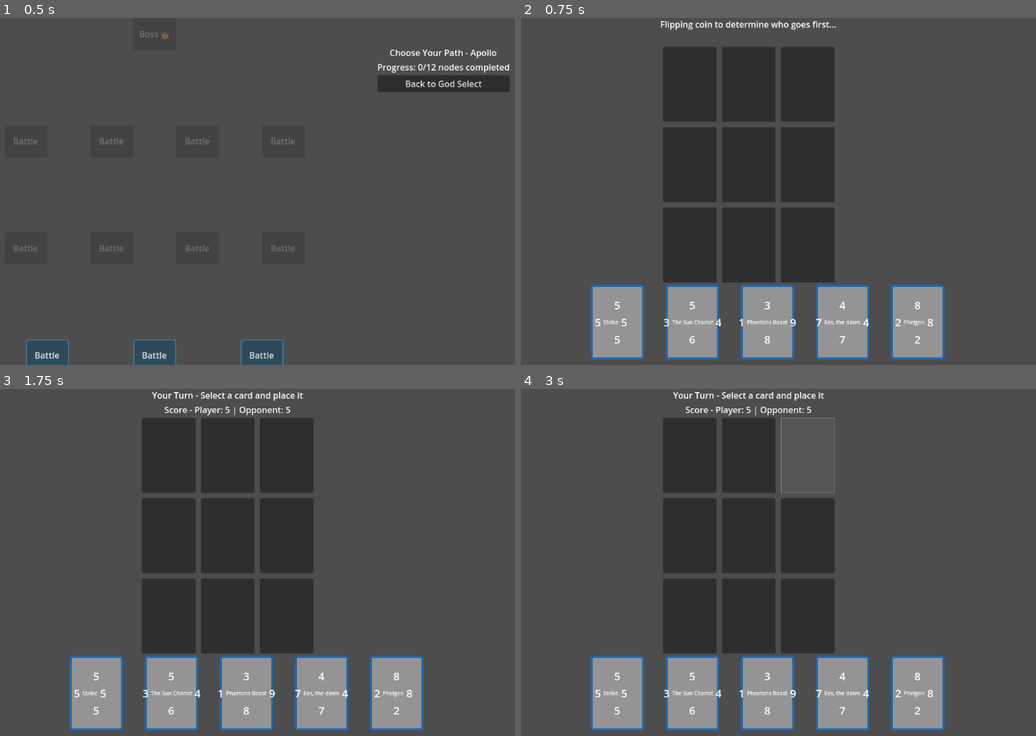
Above: before the commit, frames 1-4 (two rows, left to right).
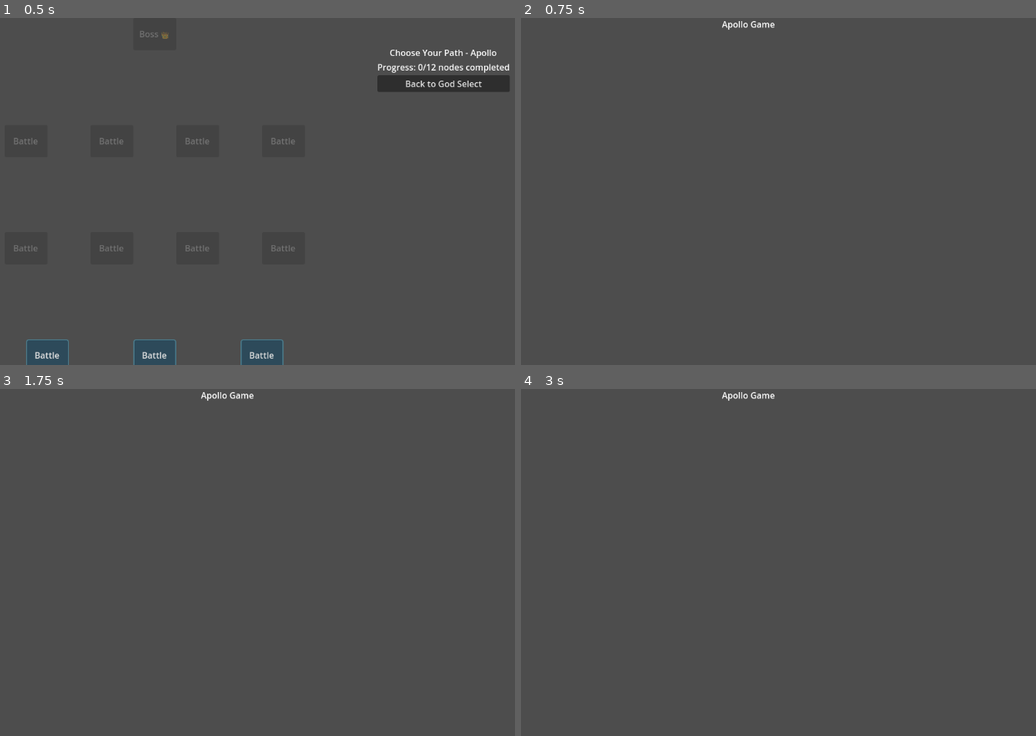
Above: after the commit, the same moments.

Repository: leslieharding/Mnemosyne
Game: Godot game, scene res://Scenes/RunMap.tscn
Two runs of this game, one before a commit and one after it. Both use one fixed random seed, a clock stepped at 60 frames per second and the inputs below. This scene is started directly instead of the project's main scene.
Inputs (mouse positions are in pixels of both pictures, inside the frame that each line leads up to):
- Up to frame 1 (0.5 s): no input
- Up to frame 2 (0.75 s): click "Battle" at 0.5 s
- Up to frame 3 (1.75 s): tap Enter (ui_accept) at 1.25 s; move the mouse to (365, 545) at 1.27 s; hold Right (ui_right) from 1.28 s (still down); hold Enter (ui_accept) from 1.28 s (still down); click (365, 545) at 1.42 s
- Up to frame 4 (3 s): move the mouse to (624, 579) at 2.02 s; release Right (ui_right) at 2.03 s; release Enter (ui_accept) at 2.03 s; hold Down (ui_down) 2.03-2.78 s; tap Enter (ui_accept) at 2.1, 2.27, 2.57, 2.75 s; click (624, 579) at 2.17 s; move the mouse to (809, 486) at 2.77 s; hold Right (ui_right) from 2.78 s (still down); hold Enter (ui_accept) from 2.78 s (still down); click (809, 486) at 2.92 s

Frame 1 is identical in both runs. In frame 2, 32% of the frame differs, in the area x 13-83%, y 0-99%; in frame 3, 32%; in frame 4, 30%.
Error after the commit: Parse Error: Cannot find member "experience_updated" in base "RunExperienceTracker". (res://Scripts/exp_panel.gd:15)

Commit message:
cxcx
xcxcx

Diff:
--- /dev/null
+++ b/Scenes/ExpPanel.tscn
@@ -0,0 +1,40 @@
+[gd_scene load_steps=2 format=3 uid="uid://qiagx5xp1qww"]
+
+[ext_resource type="Script" uid="uid://cqqtnnh88p35u" path="res://Scripts/exp_panel.gd" id="1_7f63p"]
+
+[node name="ExpPanel" type="Control"]
+layout_mode = 3
+anchors_preset = 15
+anchor_right = 1.0
+anchor_bottom = 1.0
+grow_horizontal = 2
+grow_vertical = 2
+script = ExtResource("1_7f63p")
+
+[node name="PanelContainer" type="PanelContainer" parent="."]
+layout_mode = 0
+offset_right = 40.0
+offset_bottom = 40.0
+
+[node name="MarginContainer" type="MarginContainer" parent="PanelContainer"]
+layout_mode = 2
+
+[node name="VBoxContainer" type="VBoxContainer" parent="PanelContainer/MarginContainer"]
+layout_mode = 2
+
+[node name="HBoxContainer" type="HBoxContainer" parent="PanelContainer/MarginContainer/VBoxContainer"]
+layout_mode = 2
+
+[node name="TitleLabel" type="Label" parent="PanelContainer/MarginContainer/VBoxContainer/HBoxContainer"]
+layout_mode = 2
+text = "Experience"
+
+[node name="HSeparator" type="HSeparator" parent="PanelContainer/MarginContainer/VBoxContainer/HBoxContainer"]
+layout_mode = 2
+
+[node name="CollapseButton" type="Button" parent="PanelContainer/MarginContainer/VBoxContainer/HBoxContainer"]
+layout_mode = 2
+text = "▼"
+
+[node name="CardContainer" type="HBoxContainer" parent="PanelContainer/MarginContainer/VBoxContainer"]
+layout_mode = 2
--- a/Scripts/apollo_game.gd
+++ b/Scripts/apollo_game.gd
@@ -13,6 +13,11 @@
 var grid_occupied: Array = []  # Track which slots have cards
 var grid_ownership: Array = []  # Track who owns each card (can change via combat)
 var grid_card_data: Array = []  # Track the actual card data for each slot
+
+# Experience tracking
+var deck_card_indices: Array[int] = []  # Original indices in Apollo's collection
+var exp_panel: ExpPanel  # Reference to experience panel
+var grid_to_collection_index: Dictionary = {}  # grid_index -> collection_index
 
 # Player types for ownership tracking
 enum Owner {
@@ -242,6 +247,18 @@
 						print("Captured card at slot ", adj_index, "!")
 						captures.append(adj_index)
 
+						# Award capture experience if it's a player card
+						if attacking_owner == Owner.PLAYER:
+							var card_collection_index = get_card_collection_index(grid_index)
+							if card_collection_index != -1:
+								RunExperienceTracker.add_capture_exp(card_collection_index, 10)
+					else:
+						# Defense successful - award defense exp if defending card is player's
+						if attacking_owner == Owner.OPPONENT and grid_ownership[adj_index] == Owner.PLAYER:
+							var defending_card_index = get_card_collection_index(adj_index)
+							if defending_card_index != -1:
+								RunExperienceTracker.add_defense_exp(defending_card_index, 5)
+
 	# Apply all captures
 	for captured_index in captures:
 		grid_ownership[captured_index] = attacking_owner
@@ -251,6 +268,12 @@
 	update_board_visuals()
 
 	return captures.size()  # Return number of captures for potential future use
+
+# Add helper function to get collection index from grid position
+func get_card_collection_index(grid_index: int) -> int:
+	if grid_index in grid_to_collection_index:
+		return grid_to_collection_index[grid_index]
+	return -1
 
 # Update all card visuals based on current ownership
 func update_board_visuals():
@@ -656,14 +679,41 @@
 	# Load Apollo collection
 	var apollo_collection: GodCardCollection = load("res://Resources/Collections/Apollo.tres")
 	if apollo_collection:
+		# Get the deck definition
+		var deck_def = apollo_collection.decks[deck_index]
+
+		# Store the original indices
+		deck_card_indices = deck_def.card_indices.duplicate()
+
 		# Get the deck based on index
 		player_deck = apollo_collection.get_deck(deck_index)
+
+		# Initialize the experience tracker for this run
+		RunExperienceTracker.start_new_run(deck_card_indices)
+
+		# Set up experience panel
+		setup_experience_panel()
 
 		# Display cards in hand
 		display_player_hand()
 	else:
 		push_error("Failed to load Apollo collection!")
 
+# Add new function to set up experience panel
+func setup_experience_panel():
+	# Create and add the experience panel
+	exp_panel = preload("res://Scenes/ExpPanel.tscn").instantiate()
+
+	# Position it in the top-right corner
+	exp_panel.position = Vector2(900, 10)
+
+	# Add to the scene
+	add_child(exp_panel)
+
+	# Set up with current deck
+	exp_panel.setup_deck(player_deck, deck_card_indices)
+
+# Display player's hand of cards using manual positioning
 # Display player's hand of cards using manual positioning
 func display_player_hand():
 	# First, clear existing cards
@@ -801,6 +851,9 @@
 	grid_ownership[current_grid_index] = Owner.PLAYER
 	grid_card_data[current_grid_index] = card_data
 
+	# Track which collection index this card is from
+	grid_to_collection_index[current_grid_index] = deck_card_indices[selected_card_index]
+
 	# Get the current slot
 	var slot = grid_slots[current_grid_index]
 
@@ -866,12 +919,14 @@
 	# Remove the card from the deck array
 	player_deck.remove_at(card_index)
 
+	# Also remove from the deck indices tracking
+	deck_card_indices.remove_at(card_index)
+
 	# Reset the selected card index
 	selected_card_index = -1
 
 	# Redisplay the hand to update visuals
 	display_player_hand()
-
 
 func show_reward_screen():
 	var params = get_scene_params()
--- /dev/null
+++ b/Scripts/exp_panel.gd
@@ -0,0 +1,114 @@
+# res://Scripts/exp_panel.gd
+extends Control
+class_name ExpPanel
+
+@onready var card_container = $PanelContainer/MarginContainer/VBoxContainer/CardContainer
+@onready var collapse_button = $PanelContainer/MarginContainer/VBoxContainer/HBoxContainer/CollapseButton
+@onready var title_label = $PanelContainer/MarginContainer/VBoxContainer/HBoxContainer/TitleLabel
+
+var is_collapsed: bool = false
+var card_displays: Dictionary = {}  # card_index -> mini card display
+
+func _ready():
+	# Connect to the experience tracker
+	if RunExperienceTracker:
+		RunExperienceTracker.experience_updated.connect(_on_experience_updated)
+
+	# Connect collapse button
+	collapse_button.pressed.connect(_on_collapse_toggled)
+
+	# Initialize display
+	refresh_display()
+
+# Set up the panel with the current deck
+func setup_deck(deck: Array[CardResource], deck_indices: Array[int]):
+	# Clear existing displays
+	for child in card_container.get_children():
+		child.queue_free()
+	card_displays.clear()
+
+	# Create mini card display for each card
+	for i in range(deck.size()):
+		var card = deck[i]
+		var card_index = deck_indices[i]
+
+		var mini_display = create_mini_card_display(card, card_index)
+		card_container.add_child(mini_display)
+		card_displays[card_index] = mini_display
+
+# Create a mini card display
+func create_mini_card_display(card: CardResource, card_index: int) -> Control:
+	var container = VBoxContainer.new()
+	container.custom_minimum_size = Vector2(80, 60)
+
+	# Card name (abbreviated)
+	var name_label = Label.new()
+	name_label.text = card.card_name.substr(0, 8) + "..." if card.card_name.length() > 8 else card.card_name
+	name_label.add_theme_font_size_override("font_size", 10)
+	container.add_child(name_label)
+
+	# Experience displays
+	var exp_container = VBoxContainer.new()
+
+	# Capture exp
+	var capture_label = Label.new()
+	capture_label.text = "⚔️ +0"
+	capture_label.add_theme_color_override("font_color", Color("#FFD700"))  # Gold
+	capture_label.add_theme_font_size_override("font_size", 12)
+	capture_label.name = "CaptureExp"
+	exp_container.add_child(capture_label)
+
+	# Defense exp
+	var defense_label = Label.new()
+	defense_label.text = "🛡️ +0"
+	defense_label.add_theme_color_override("font_color", Color("#87CEEB"))  # Sky blue
+	defense_label.add_theme_font_size_override("font_size", 12)
+	defense_label.name = "DefenseExp"
+	exp_container.add_child(defense_label)
+
+	container.add_child(exp_container)
+
+	return container
+
+# Update experience display
+func _on_experience_updated(card_index: int, exp_type: String, amount: int):
+	if not card_index in card_displays:
+		return
+
+	var display = card_displays[card_index]
+	var exp_data = RunExperienceTracker.get_card_experience(card_index)
+
+	# Update the appropriate label
+	var capture_label = display.get_node("VBoxContainer/CaptureExp")
+	var defense_label = display.get_node("VBoxContainer/DefenseExp")
+
+	if capture_label:
+		capture_label.text = "⚔️ +" + str(exp_data["capture_exp"])
+	if defense_label:
+		defense_label.text = "🛡️ +" + str(exp_data["defense_exp"])
+
+	# Add a pulse animation to the updated stat
+	var label_to_pulse = capture_label if exp_type == "capture" else defense_label
+	if label_to_pulse:
+		var tween = create_tween()
+		tween.tween_property(label_to_pulse, "modulate", Color(2, 2, 2), 0.2)
+		tween.tween_property(label_to_pulse, "modulate", Color.WHITE, 0.3)
+
+# Toggle collapse state
+func _on_collapse_toggled():
+	is_collapsed = !is_collapsed
+	card_container.visible = !is_collapsed
+	collapse_button.text = "▼" if !is_collapsed else "▶"
+
+	# Update title with total exp when collapsed
+	if is_collapsed:
+		var totals = RunExperienceTracker.get_total_experience()
+		title_label.text = "Experience (⚔️ " + str(totals["capture_exp"]) + " | 🛡️ " + str(totals["defense_exp"]) + ")"
+	else:
+		title_label.text = "Experience"
+
+# Refresh the entire display
+func refresh_display():
+	if RunExperienceTracker:
+		for card_index in card_displays:
+			_on_experience_updated(card_index, "", 0)
--- /dev/null
+++ b/Scripts/run_experience_tracker.gd
@@ -0,0 +1,74 @@
+# res://Scripts/run_experience_tracker.gd
+extends Node
+class_name RunExperienceTracker
+
+signal experience_updated(card_index: int, exp_type: String, amount: int)
+signal run_completed()
+
+# Track experience gained during current run
+# Structure: {card_index: {"capture_exp": 0, "defense_exp": 0}}
+var run_experience: Dictionary = {}
+
+# Track which cards are in the current deck (by their collection index)
+var current_deck_indices: Array[int] = []
+
+func _ready():
+	# Make this an autoload singleton
+	pass
+
+# Initialize for a new run with the deck's card indices
+func start_new_run(deck_indices: Array[int]):
+	run_experience.clear()
+	current_deck_indices = deck_indices
+
+	# Initialize all cards in deck with 0 exp
+	for index in deck_indices:
+		run_experience[index] = {
+			"capture_exp": 0,
+			"defense_exp": 0
+		}
+
+	print("Started new run with cards: ", deck_indices)
+
+# Add capture experience
+func add_capture_exp(card_index: int, amount: int):
+	if not card_index in run_experience:
+		print("Warning: Card index ", card_index, " not in current run!")
+		return
+
+	run_experience[card_index]["capture_exp"] += amount
+	emit_signal("experience_updated", card_index, "capture", amount)
+	print("Card ", card_index, " gained ", amount, " capture exp. Total: ", run_experience[card_index]["capture_exp"])
+
+# Add defense experience
+func add_defense_exp(card_index: int, amount: int):
+	if not card_index in run_experience:
+		print("Warning: Card index ", card_index, " not in current run!")
+		return
+
+	run_experience[card_index]["defense_exp"] += amount
+	emit_signal("experience_updated", card_index, "defense", amount)
+	print("Card ", card_index, " gained ", amount, " defense exp. Total: ", run_experience[card_index]["defense_exp"])
+
+# Get experience for a specific card
+func get_card_experience(card_index: int) -> Dictionary:
+	if card_index in run_experience:
+		return run_experience[card_index]
+	return {"capture_exp": 0, "defense_exp": 0}
+
+# Get total experience gained this run
+func get_total_experience() -> Dictionary:
+	var total = {"capture_exp": 0, "defense_exp": 0}
+	for card_data in run_experience.values():
+		total["capture_exp"] += card_data["capture_exp"]
+		total["defense_exp"] += card_data["defense_exp"]
+	return total
+
+# Get all run experience data
+func get_all_experience() -> Dictionary:
+	return run_experience
+
+# Clear run data (call when run ends or is abandoned)
+func clear_run():
+	run_experience.clear()
+	current_deck_indices.clear()
--- a/Scripts/run_map.gd
+++ b/Scripts/run_map.gd
@@ -15,12 +15,18 @@
 var selected_god: String = "Apollo"
 var selected_deck_index: int = 0
 
+# Experience panel reference
+var exp_panel: ExpPanel
+
 func _ready():
 	# Connect back button
 	back_button.pressed.connect(_on_back_button_pressed)
 
 	# Get run parameters from previous scene
 	get_run_parameters()
+
+	# Add experience panel
+	setup_experience_panel()
 
 	# Check if we're returning from a battle or starting fresh
 	var params = get_scene_params()
@@ -44,6 +50,25 @@
 		selected_deck_index = params.deck_index
 
 	print("Starting run with: ", selected_god, " deck ", selected_deck_index)
+
+# Add new function to set up experience panel
+func setup_experience_panel():
+	# Only show if we have deck data
+	var params = get_scene_params()
+	if not params.has("deck_index"):
+		return
+
+	# Create experience panel
+	exp_panel = preload("res://Scenes/ExpPanel.tscn").instantiate()
+	exp_panel.position = Vector2(900, 10)
+	$UI.add_child(exp_panel)
+
+	# Load the deck to display
+	var apollo_collection = load("res://Resources/Collections/Apollo.tres")
+	if apollo_collection and params.has("deck_index"):
+		var deck = apollo_collection.get_deck(params.deck_index)
+		var deck_def = apollo_collection.decks[params.deck_index]
+		exp_panel.setup_deck(deck, deck_def.card_indices)
 
 # Generate a new map for this run
 func generate_new_map():
--- a/project.godot
+++ b/project.godot
@@ -17,6 +17,7 @@
 [autoload]
 
 TransitionManagerAutoload="*res://Scripts/transition_manager.gd"
+RunExperienceTrackerAutoload="*res://Scripts/run_experience_tracker.gd"
 
 [input]
 
Not shown, added: Scripts/exp_panel.gd.uid
Not shown, added: Scripts/run_experience_tracker.gd.uid
